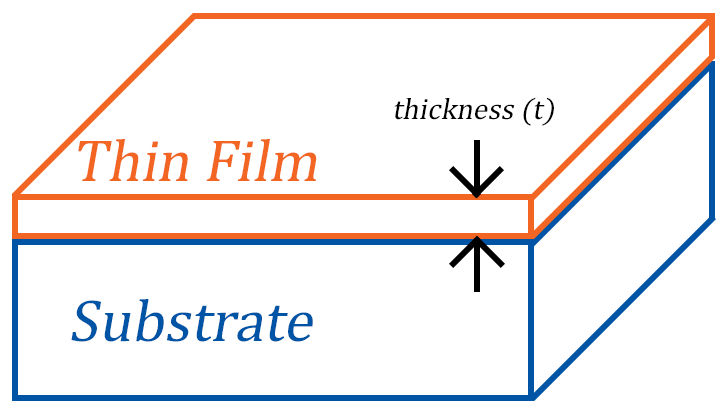
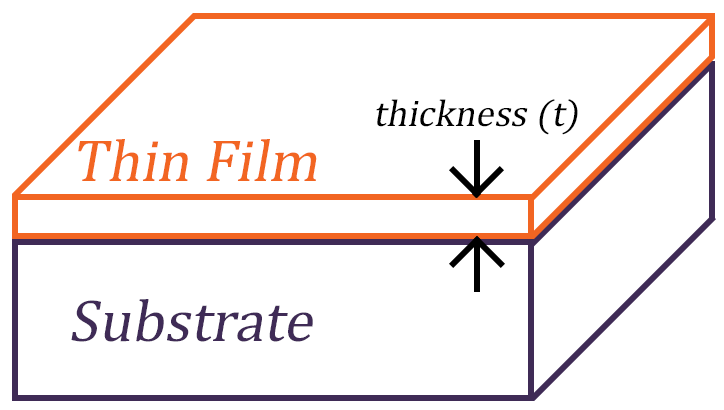
Two versions of the same layered image (724px x 410px). Layer-by-layer changes:
painted on "thickness (t)" over <box>376,97,578,135</box>
painted on "Substrate" over <box>71,299,313,342</box>
painted on "Sub Front Vert" over <box>12,245,534,395</box>
painted on "Sub Back Vert" over <box>709,61,715,218</box>
painted on "Sub Hor" over <box>12,239,534,401</box>
painted on "Sub Angle" over <box>529,61,716,401</box>
